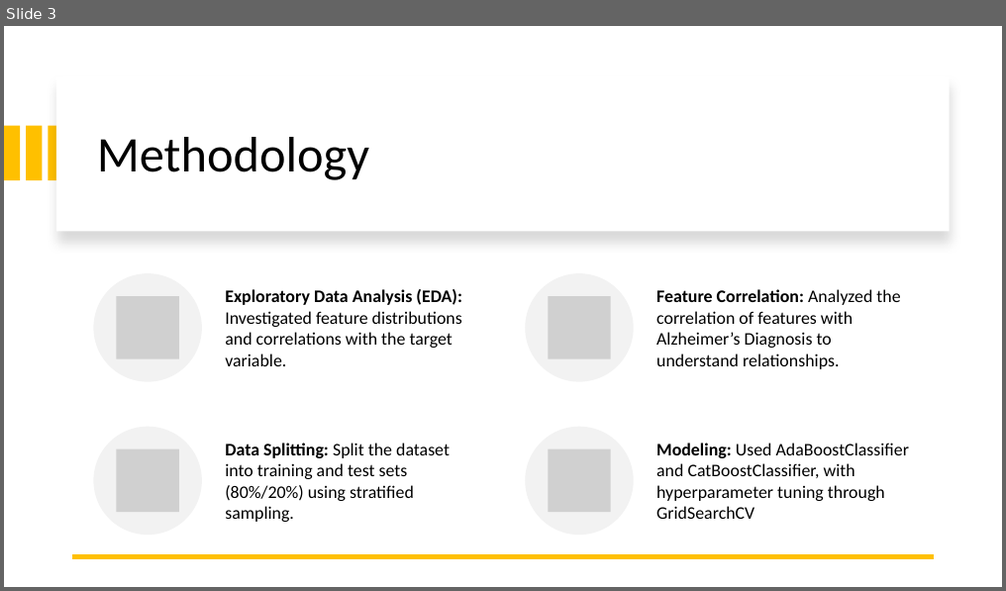
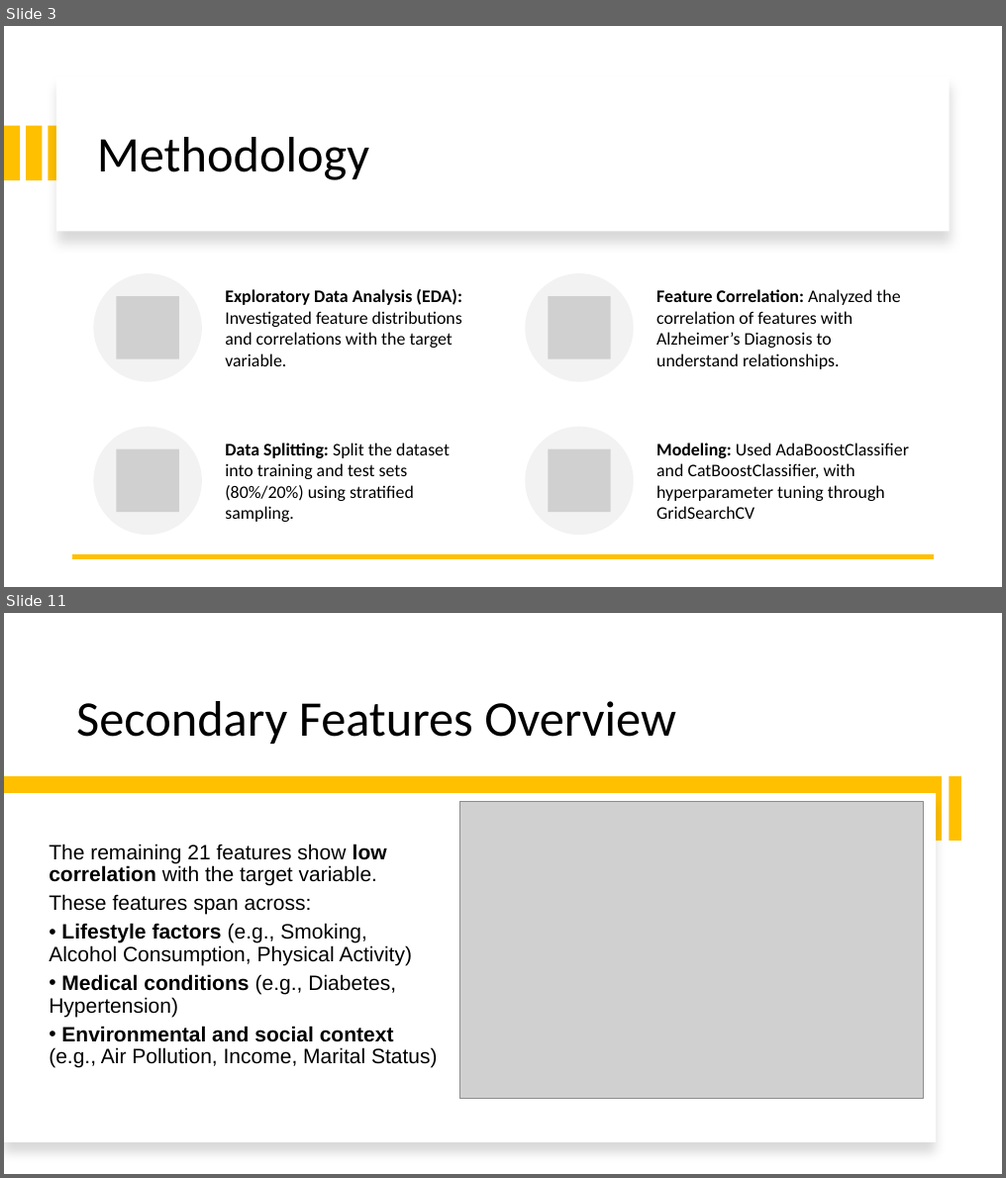
Before and after one commit to ileontios03/EPL448_Project, a slide deck: presentation.pptx. Shown one above the other, each under a label of ours: slide 3 before the commit, slides 3 and 11 after it; the slides between them are not shown. The pictures are 1006x591 and 1006x1178 pixels, drawn with LibreOffice and Linux fonts; fonts in the diff are those of the drawing; grey boxes stand for pictures. Boxes give left, top, right and bottom in pixels: in the first picture for what was removed or moved away, otherwise in the second. Text is boxed around its words. In the diff, an @@ line names an element or a change of style, - is before the commit and + after.

```diff
--- a/presentation.pptx
+++ b/presentation.pptx
@@ slide 11 added at [4,613,1002,1174], background #FFFFFF @@
@@ title added at [76,701,676,744], 48 pt, text #000000 @@
+Secondary Features Overview
@@ rectangle added at [4,777,943,841], fill #FFC000 @@
@@ rectangle added at [948,777,961,841], fill #FFC000 @@
@@ rectangle added at [4,793,936,1143], fill #FFFFFF @@
@@ picture added at [460,801,924,1099] @@
@@ text added at [49,844,438,1068], 20 pt, text #000000 @@
+The remaining 21 features show low correlation with the target variable.
+These features span across:
+• Lifestyle factors (e.g., Smoking, Alcohol Consumption, Physical Activity)
+• Medical conditions (e.g., Diabetes, Hypertension)
+• Environmental and social context (e.g., Air Pollution, Income, Marital Status)
```
Also in this commit, not shown: 3 slides changed, 4 other slides added, 6 other files.
